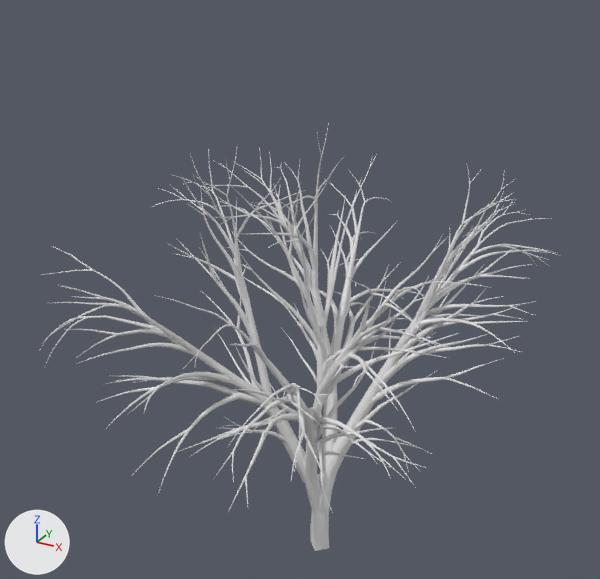
An edit to the Blender file Art/Common/Trees/Trees.blend, drawn before and after from the same camera.
The view is the same before and after, from a 50 mm camera at (3.99, -7.81, 7.53) aimed at (-0.37, 0.13, 3.57). The lights are fixed; the arrows at lower left show +X, +Y and +Z.

Names of what the first picture shows: 'Tree'.
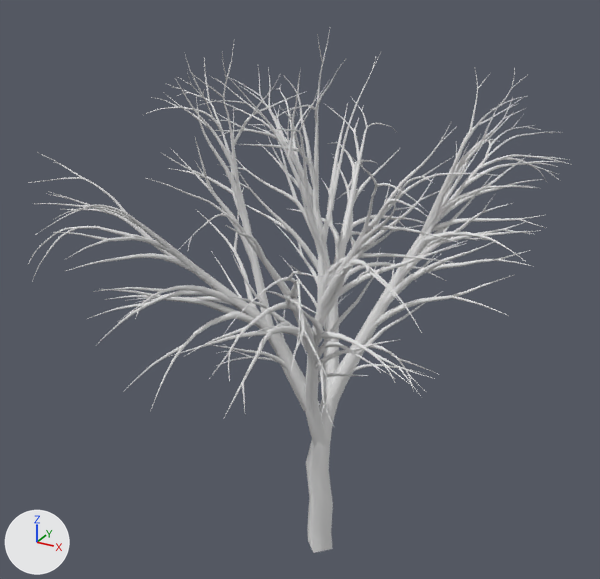
Commit message: Maybe make tree better

Pixel boxes [x1, y1, x2, y2] of what changed, in the pictures (600 x 579 px):
'Tree', reshaped, moved (22% taller): before [40, 123, 560, 551]; after [28, 29, 572, 553]
part 1 of me_tree_005, built on: before [310, 525, 329, 551]; after [306, 464, 333, 553]

Diff of the bpy script that builds the scene:
```diff
--- a/Art/Common/Trees/Trees.blend.py
+++ b/Art/Common/Trees/Trees.blend.py
@@ me_tree_005 @@
 # used by ob_tree; location = (0.0, 0.0, 0.0)
-me_tree_005.from_pydata(...)  # 8500 vertices, 7304 faces; spans x -2.75..2.35, y -2.95..3.08, z 0.0..5.45
+me_tree_005.from_pydata(...)  # 8508 vertices, 7312 faces; spans x -2.75..2.35, y -2.95..3.08, z -1.05..5.45
+# me_tree_005 part 1
+# 4 faces are deleted
+# 8 vertices move from x -0.14..0.14, y -0.15..0.14, z 0.0..0.28 to x -0.22..0.19, y -0.18..0.19, z -1.05..0.2
+# 8 vertices are added at x -0.18..0.19, y -0.2..0.16, z -0.77..-0.31
+# 12 new faces join them
 me_tree_005.materials.append(mat_bark)
@@ ob_tree @@
 ob_tree = bpy.data.objects.new('Tree', me_tree_005)
-ob_tree.location = (0.0, 0.0, 0.0)
+ob_tree.location = (0.0, 0.0, 1.05)
```
